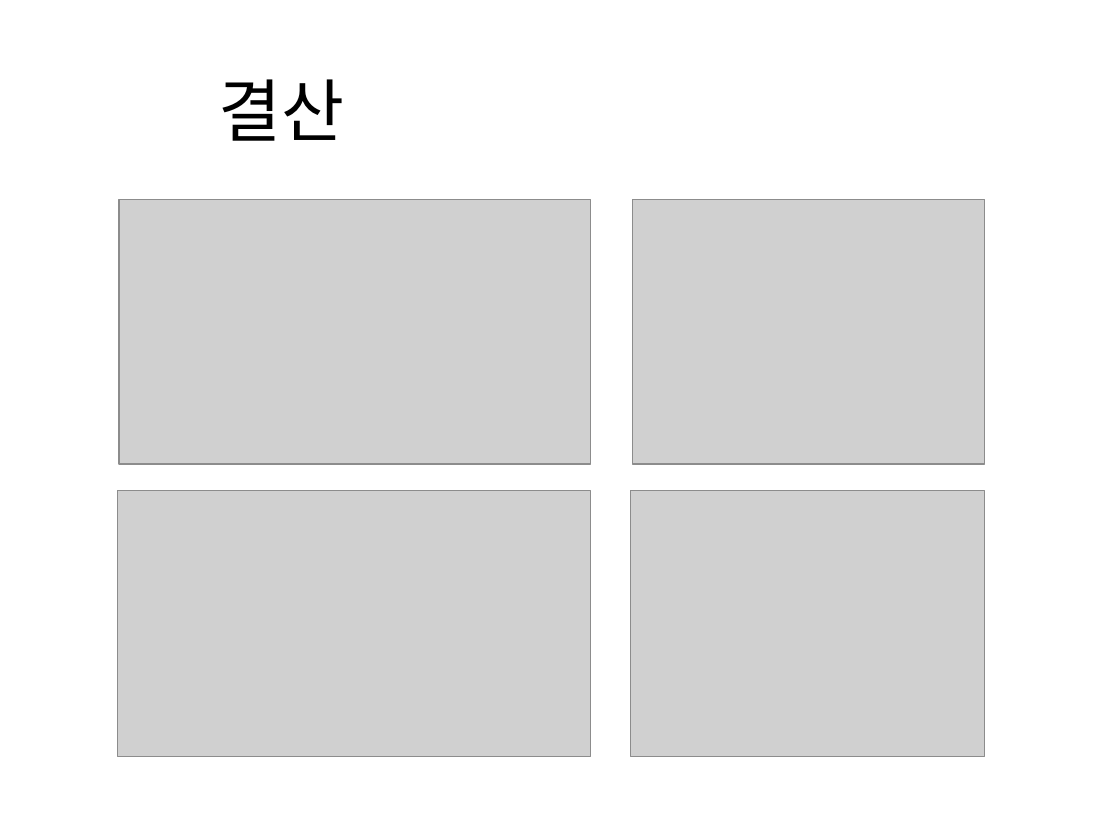
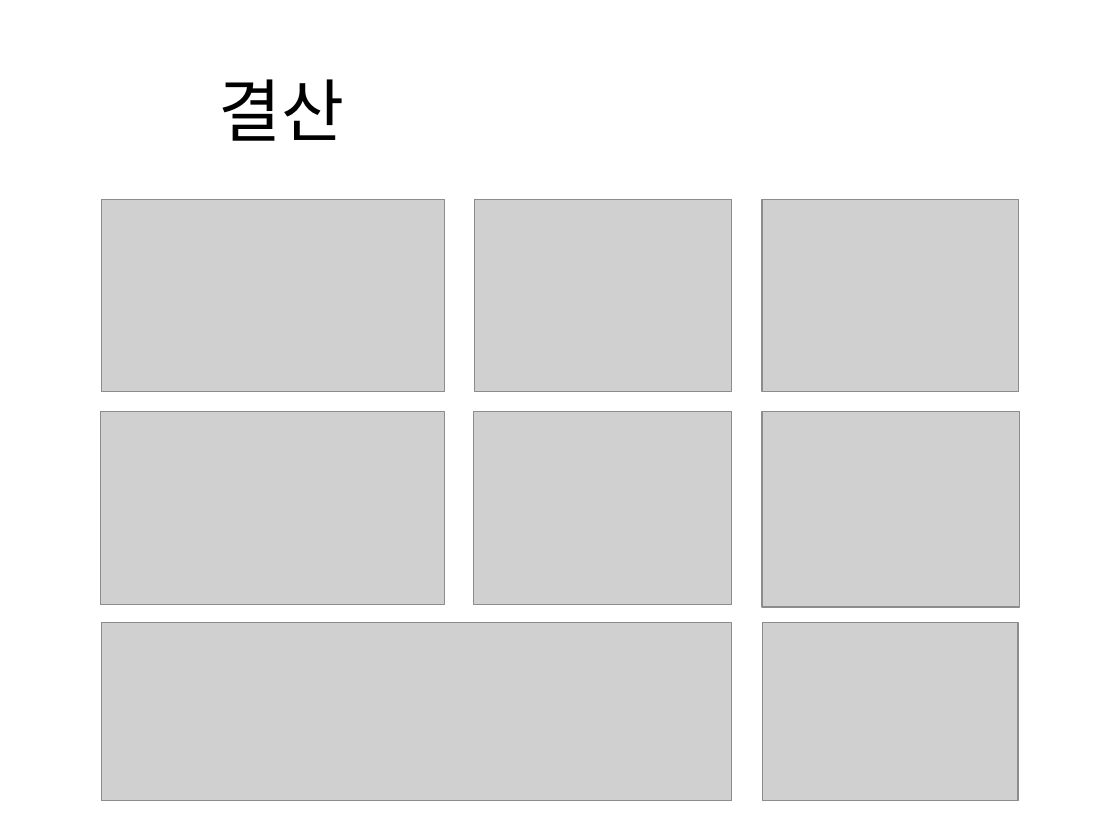
Before and after one commit to jeongam5785/documents, a slide deck: slide 4 of auturbo_2018_spring/auturbo_2018_spring_week1.pptx. Drawn at 1120x840 pixels with LibreOffice and Linux fonts; fonts in the diff are those of the drawing; grey boxes stand for pictures; background and template pictures are left out. Boxes give left, top, right and bottom in pixels: in the first picture for what was removed or moved away, otherwise in the second. Text is boxed around its words. In the diff, an @@ line names an element or a change of style, - is before the commit and + after.

```diff
--- a/auturbo_2018_spring/auturbo_2018_spring_week1.pptx
+++ b/auturbo_2018_spring/auturbo_2018_spring_week1.pptx
@@ picture resized from (x1=119, y1=199, x2=590, y2=464) to (x1=101, y1=199, x2=444, y2=392) @@
@@ picture removed at (x1=632, y1=199, x2=984, y2=464) @@
@@ picture resized from (x1=118, y1=491, x2=590, y2=756) to (x1=101, y1=411, x2=445, y2=605) @@
@@ picture removed at (x1=631, y1=490, x2=985, y2=755) @@
@@ group added at (x1=101, y1=199, x2=1019, y2=801): 6 pictures @@
```
Also in this commit, not shown: 2 other slides changed.
